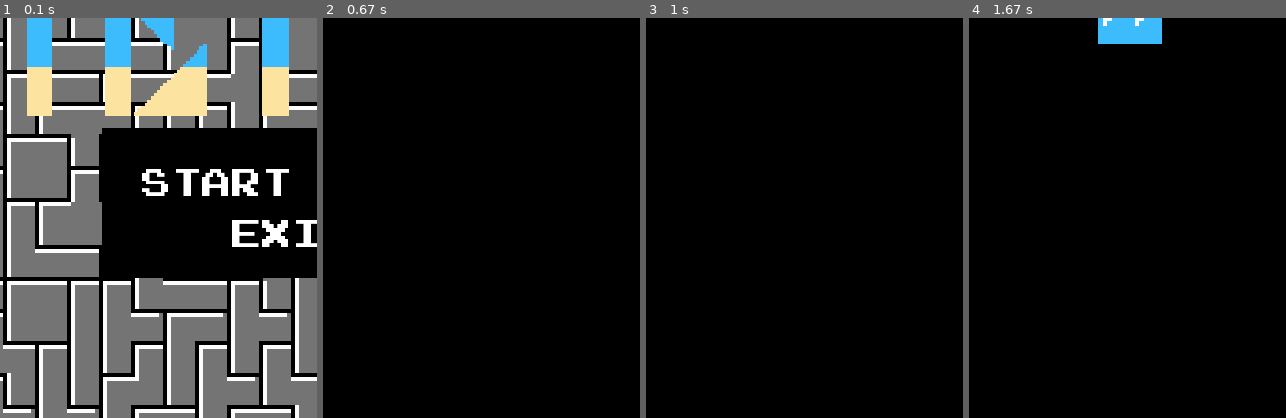
Above: before the commit, frames 1-4 (left to right).
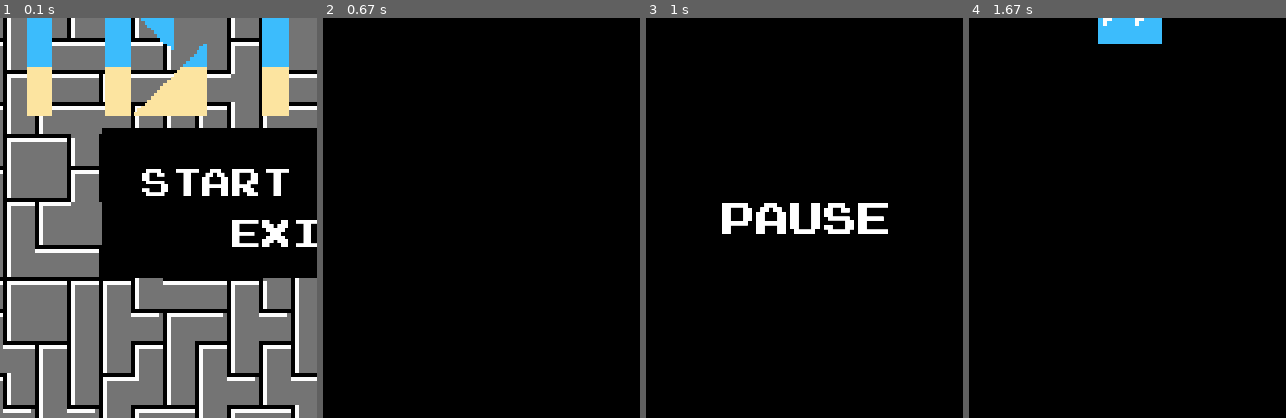
Above: after the commit, the same moments.

Repository: CD6RJK21/tetris_pygame
Game: pygame game, started from main.py
The game is run twice, just before and just after one commit, with the same random seed, the same clock (stepped at 60 frames per second) and the same inputs.
Inputs:
- Up to frame 1 (0.1 s): no input
- Up to frame 2 (0.67 s): tap Enter at 0.33 s
- Up to frame 3 (1 s): hold P from 0.67 s (still down); hold Up from 0.67 s (still down)
- Up to frame 4 (1.67 s): release P at 1.13 s; release Up at 1.13 s; tap P at 1.17 s; hold Up from 1.5 s (still down); tap Space at 1.57 s
The pictures show only the part of the screen within x 4-54%, y 25-75%; the shares and areas given below are measured in that part.

Frames 1-2 are identical in both runs. In frame 3, 2.3% of the frame differs, in the area x 23-77%, y 46-54%; in frame 4, nothing differs.

Commit message:
more sound effects

Diff:
--- a/main.py
+++ b/main.py
@@ -225,7 +225,6 @@
         text_x = self.min_coord[0] + (self.area_width - text_surface.get_width()) / 2
         text_y = (self.min_coord[1] + self.area_height) / 2
         screen.blit(text_surface, (text_x, text_y))
-        pygame.display.flip()
 
     def get_score(self):
         return self.score
@@ -329,7 +328,12 @@
               load_image('tile2.png'), load_image('tile3.png'), load_image('tile1.png')]
     sound = {'menu_move': pygame.mixer.Sound('data/menu_move.ogg'),
              'menu_chose': pygame.mixer.Sound('data/menu_chose.ogg'),
-             'game_end': pygame.mixer.Sound('data/game_end.ogg')
+             'game_end': pygame.mixer.Sound('data/game_end.ogg'),
+             'new_highscore': pygame.mixer.Sound('data/new_highscore.ogg'),
+             'pause': pygame.mixer.Sound('data/pause.ogg'),
+             'letter_place': pygame.mixer.Sound('data/letter_place.ogg'),
+             'rotate': pygame.mixer.Sound('data/rotate.ogg'),
+             'letter_move': pygame.mixer.Sound('data/letter_move.ogg')
              }
     next_letter_coord = (442, 430)
     next_coord = (next_letter_coord[0] - 10, next_letter_coord[1] - 3 * TILESIZE)
@@ -356,6 +360,7 @@
             highscore = '0'
 
         highscore_surface = write(font, highscore, (255, 255, 255))
+        highscore_played = False
         next_surface = write(font, "", (0, 0, 0))
         grid = Grid(columns, rows, (TILESIZE, TILESIZE), resolution)
         letter_move_time = 1
@@ -380,22 +385,26 @@
                     if event.key == pygame.K_ESCAPE:
                         game_running = False
                     elif event.key == pygame.K_RIGHT:
+                        sound['letter_move'].play()
                         current_letter.move_right()
                         if grid.is_out_of_bounds(current_letter.get_coords()) or \
                                 grid.collided(current_letter.get_coords()):
                             current_letter.move_left()
                     elif event.key == pygame.K_LEFT:
+                        sound['letter_move'].play()
                         current_letter.move_left()
                         if grid.is_out_of_bounds(current_letter.get_coords()) or \
                                 grid.collided(current_letter.get_coords()):
                             current_letter.move_right()
                     elif event.key == pygame.K_DOWN:
+                        sound['rotate'].play()
                         current_letter.rotate_ccw()
                         # if letter collides or it is out of bounds undo rotate counterclockwise
                         if grid.is_out_of_bounds(current_letter.get_coords()) or \
                                 grid.collided(current_letter.get_coords()):
                             current_letter.rotate_cw()
                     elif event.key == pygame.K_UP:
+                        sound['rotate'].play()
                         current_letter.rotate_cw()
                         # if letter collides or it is out of bounds undo rotate clockwise
                         if grid.is_out_of_bounds(current_letter.get_coords()) or \
@@ -404,14 +413,17 @@
                     elif event.key == pygame.K_SPACE:
                         current_letter.speed_up()
                     elif event.key == pygame.K_p:
+                        sound['pause'].play()
                         pause = True
-                        grid.display_message(screen, font, (0, 0, 0), 'PAUSE')
                         while pause:
                             event = pygame.event.wait()
                             if event.type == pygame.KEYDOWN and event.key == pygame.K_p:
                                 pause = False
                             elif event.type == pygame.QUIT:
                                 exit()
+                            grid.display_message(screen, font, (255, 255, 255), 'PAUSE')
+                            pygame.display.flip()
+                            pygame.display.update()
                         game_paused = True
                 elif event.type == pygame.KEYUP:
                     if event.key == pygame.K_SPACE:
@@ -433,6 +445,7 @@
                         break
 
                 if collided:
+                    sound['letter_place'].play()
                     current_letter.move_up()
                     grid.update(current_letter.get_coords(), current_letter.get_color_index())
                     # increase difficulty level every time 2000 points are claimed
@@ -446,6 +459,12 @@
                     next_letter = FlyingLetter((TILESIZE, TILESIZE), next_letter_coord, letter_move_time, randomizer)
                 game_running = not grid.is_game_over()
                 accumulator -= dt
+            if grid.get_score() > int(highscore):
+                if not highscore_played:
+                    sound['new_highscore'].play()
+                    highscore_played = True
+                highscore = str(grid.get_score())
+                highscore_surface = write(font, highscore, (255, 255, 255))
             total_time += frame_time
             time_string = "TIME " + '{0:02d}'.format(int(total_time // 60))\
                           + ":" + '{0:02d}'.format(int(total_time % 60))
Not shown, added: data/korobeiniki.ogg
Not shown, added: data/letter_move.ogg
Not shown, added: data/letter_place.ogg
Not shown, added: data/new_highscore.ogg
Not shown, added: data/pause.ogg
Not shown, added: data/rotate.ogg
